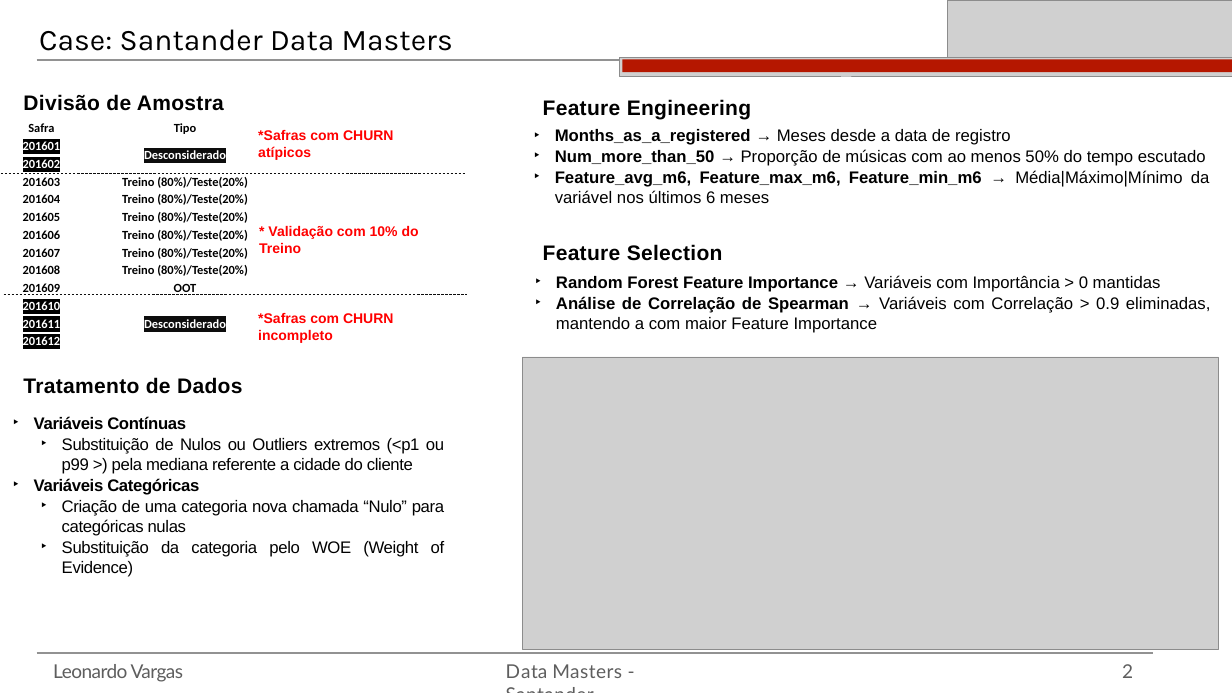
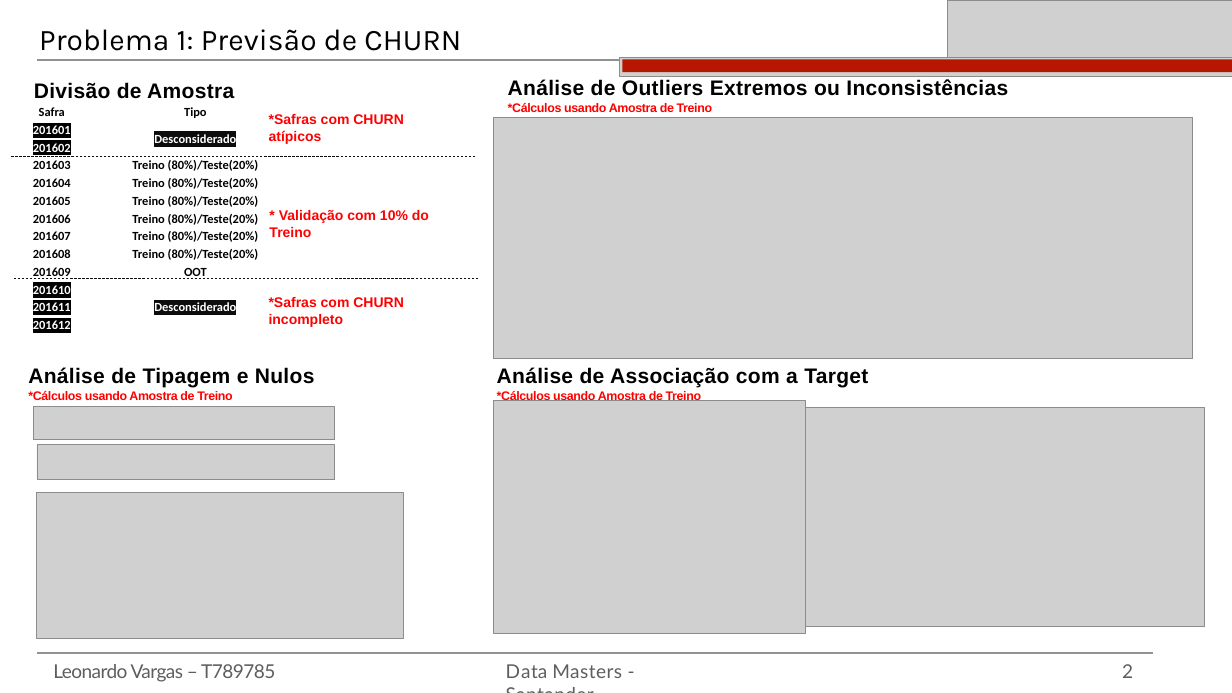
Before and after one commit to leonardovargas10/Case_Data_Master, a slide deck: slide 2 of Case_DataMasters_Leonardo_Vargas.pptx. Drawn at 1232x693 pixels with LibreOffice and Linux fonts; fonts in the diff are those of the drawing; grey boxes stand for pictures; background and template pictures are left out. Boxes give left, top, right and bottom in pixels: in the first picture for what was removed or moved away, otherwise in the second. Text is boxed around its words. In the diff, an @@ line names an element or a change of style, - is before the commit and + after.

Commit message:
Finalização Data Master

```diff
--- a/Case_DataMasters_Leonardo_Vargas.pptx
+++ b/Case_DataMasters_Leonardo_Vargas.pptx
@@ title at bbox=[39, 29, 461, 51]: text changed @@
-Case: Santander Data Masters
+Problema 1: Previsão de CHURN
@@ text "Divisão de Amostra": place and size @@
-text "Divisão de Amostra" at bbox=[23, 94, 224, 111]
+text "Divisão de Amostra" at bbox=[34, 82, 234, 99]
@@ text removed at bbox=[145, 66, 388, 91] @@
-Pré-Processamento
@@ text added at bbox=[508, 79, 1008, 112], 27 pt, text #000000, bold @@
+Análise de Outliers Extremos ou Inconsistências
+*Cálculos usando Amostra de Treino
@@ text removed at bbox=[839, 75, 924, 77] @@
-Features
@@ picture added at bbox=[493, 117, 1192, 359] @@
@@ text removed at bbox=[543, 99, 751, 120] @@
-Feature Engineering
@@ text removed at bbox=[555, 129, 1210, 203] @@
-‣ Months_as_a_registered → Meses desde a data de registro
-‣ Num_more_than_50 → Proporção de músicas com ao menos 50% do tempo escutado
-‣ Feature_avg_m6, Feature_max_m6, Feature_min_m6 → Média|Máximo|Mínimo da variável nos últimos 6 meses
@@ 3 texts, 2 lines, 1 table: place and size @@
-3 texts, 2 lines, 1 table at bbox=[1, 119, 467, 353]
+3 texts, 2 lines, 1 table at bbox=[11, 103, 478, 334]
@@ text removed at bbox=[543, 244, 723, 261] @@
-Feature Selection
@@ text removed at bbox=[556, 275, 1210, 333] @@
-‣ Random Forest Feature Importance → Variáveis com Importância > 0 mantidas
-‣ Análise de Correlação de Spearman → Variáveis com Correlação > 0.9 eliminadas, mantendo a com maior Feature Importance
@@ picture removed at bbox=[523, 357, 1219, 649] @@
@@ text removed at bbox=[23, 377, 242, 394] @@
-Tratamento de Dados
@@ text added at bbox=[28, 367, 315, 400], 16 pt, text #FF0000, bold @@
+Análise de Tipagem e Nulos
+*Cálculos usando Amostra de Treino
@@ text added at bbox=[497, 367, 868, 403], 16 pt, text #FF0000, bold @@
+Análise de Associação com a Target
+*Cálculos usando Amostra de Treino
@@ picture added at bbox=[33, 406, 334, 440] @@
@@ text removed at bbox=[34, 416, 445, 577] @@
-‣ Variáveis Contínuas
-  ‣ Substituição de Nulos ou Outliers extremos (<p1 ou p99 >) pela mediana referente a cidade do cliente
-‣ Variáveis Categóricas
-  ‣ Criação de uma categoria nova chamada “Nulo” para categóricas nulas
-  ‣ Substituição da categoria pelo WOE (Weight of Evidence)
@@ picture added at bbox=[493, 401, 805, 633] @@
@@ picture added at bbox=[805, 407, 1204, 626] @@
@@ picture added at bbox=[37, 444, 334, 478] @@
@@ picture added at bbox=[36, 492, 403, 638] @@
@@ text at bbox=[53, 664, 275, 682]: text changed @@
-Leonardo Vargas
+Leonardo Vargas – T789785
```
Also in this commit, not shown: 2 other slides changed, 2 slides added, 4 slides removed, 2 other files.
